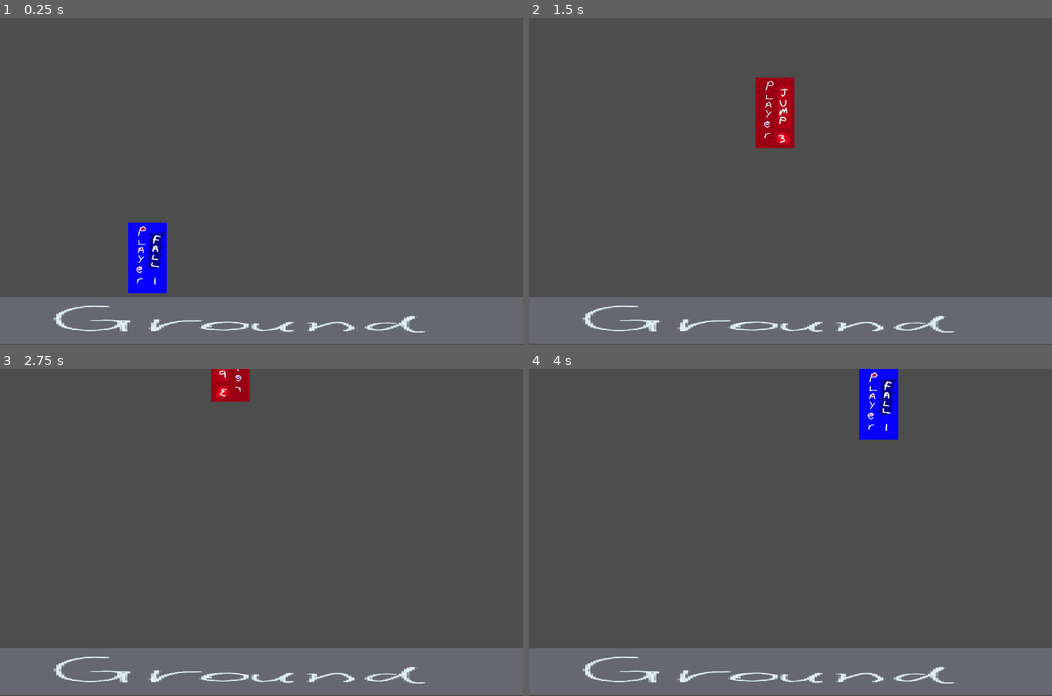
Above: before the commit, frames 1-4 (two rows, left to right).
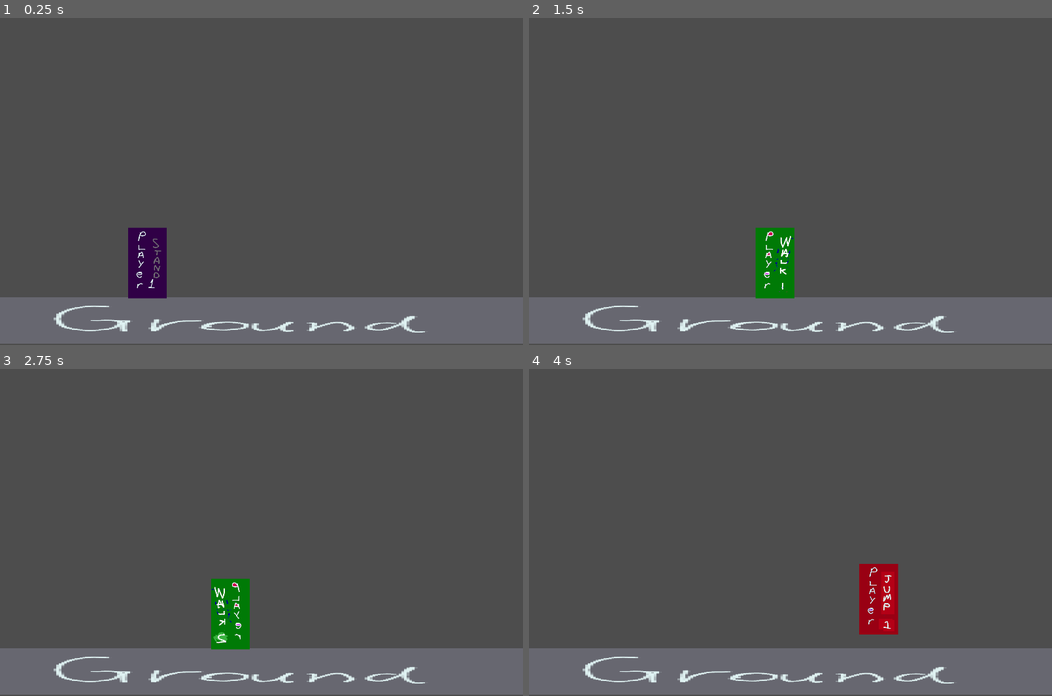
Above: after the commit, the same moments.

Repository: haruo-gabriel/portal2d
Game: Godot game, scene res://Scenes/Main/main.tscn
Two runs of this game, one before a commit and one after it. Both use one fixed random seed, a clock stepped at 60 frames per second and the inputs below.
Inputs:
- Up to frame 1 (0.25 s): no input
- Up to frame 2 (1.5 s): hold D (move_right) from 0.53 s (still down); tap Space (jump) at 0.6, 0.77, 1.07, 1.35 s
- Up to frame 3 (2.75 s): tap Space (jump) at 1.52, 1.82, 2.1 s; release D (move_right) at 2.03 s; hold A (move_left) from 2.03 s (still down)
- Up to frame 4 (4 s): release A (move_left) at 2.78 s; hold D (move_right) from 2.78 s (still down); tap Space (jump) at 2.85, 3.02, 3.32, 3.6, 3.77 s

The runs differ from the first frame. In frame 1, 1.7% of the frame differs, in the area x 24-32%, y 62-86%; in frame 2, 3.2%, in the area x 43-51%, y 18-86%; in frame 3, 2.3%; in frame 4, 3.2%.

Commit message:
Adding a function for vertical movement
And a max vertical speed.

Diff:
--- a/godot project/Scripts/Player/Player.gd
+++ b/godot project/Scripts/Player/Player.gd
@@ -2,13 +2,14 @@
 extends CharacterBody2D
 
 const SPEED: float = 300.0
-const JUMP_VELOCITY: float = -600.0 / 1
+const JUMP_VELOCITY: float = -600.0
 
-# Get the gravity from the project settings to be synced with RigidBody nodes.
-var gravity = ProjectSettings.get_setting("physics/2d/default_gravity") / 8
+const MAX_Y_SPEED: float = 1000 # In absolute value
 
 @onready var animation: AnimationPlayer = $AnimationPlayer
 @onready var sprite: Sprite2D = $Sprite2D
+
+var gravity: float = ProjectSettings.get_setting("physics/2d/default_gravity")
 
 var direction: float
 var jumped: bool
@@ -37,12 +38,22 @@
 	else:
 		animation.play("Walk")
 
-
 func jump() -> void:
 
 	velocity.y = JUMP_VELOCITY
 
 	animation.play("Jump")
+
+func move_vertical(delta: float) -> void:
+
+	if jumped:
+		jump()
+
+	if not is_on_floor():
+		velocity.y += gravity * delta
+
+	# Ensures velocity.y is within bounds
+	velocity.y = min(MAX_Y_SPEED, max(-MAX_Y_SPEED, velocity.y))
 
 
 func _physics_process(delta: float) -> void:
@@ -51,9 +62,7 @@
 	jumped = Input.is_action_just_pressed("jump") and is_on_floor()
 
 	set_animation()
-
-	if jumped:
-		jump()
+	move_vertical(delta)
 
 	if not is_on_floor():
 		velocity.y += gravity * delta
